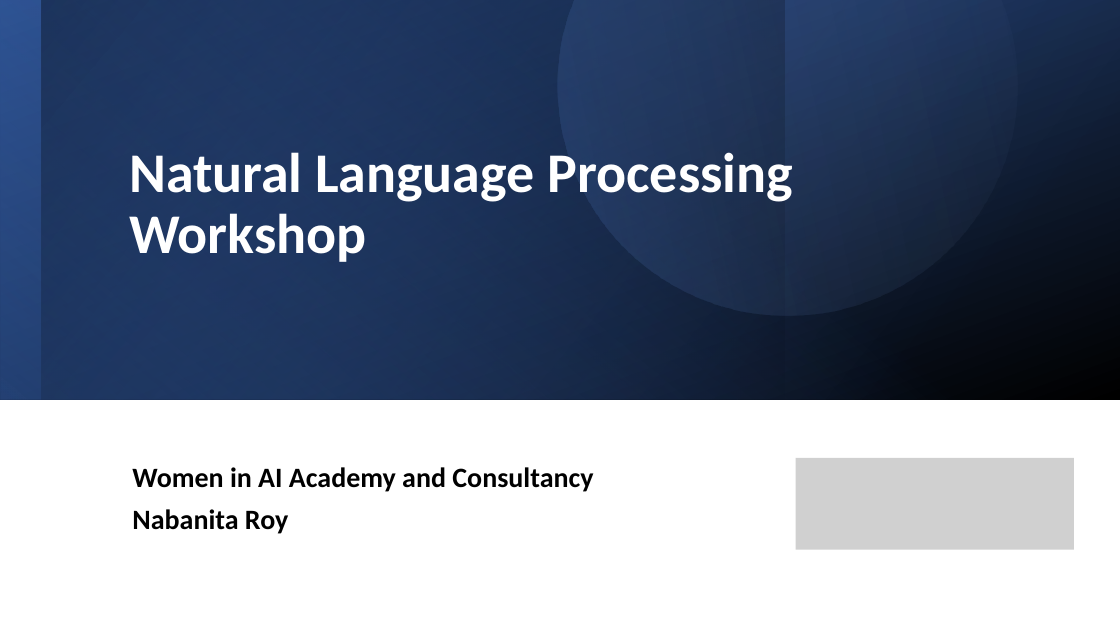
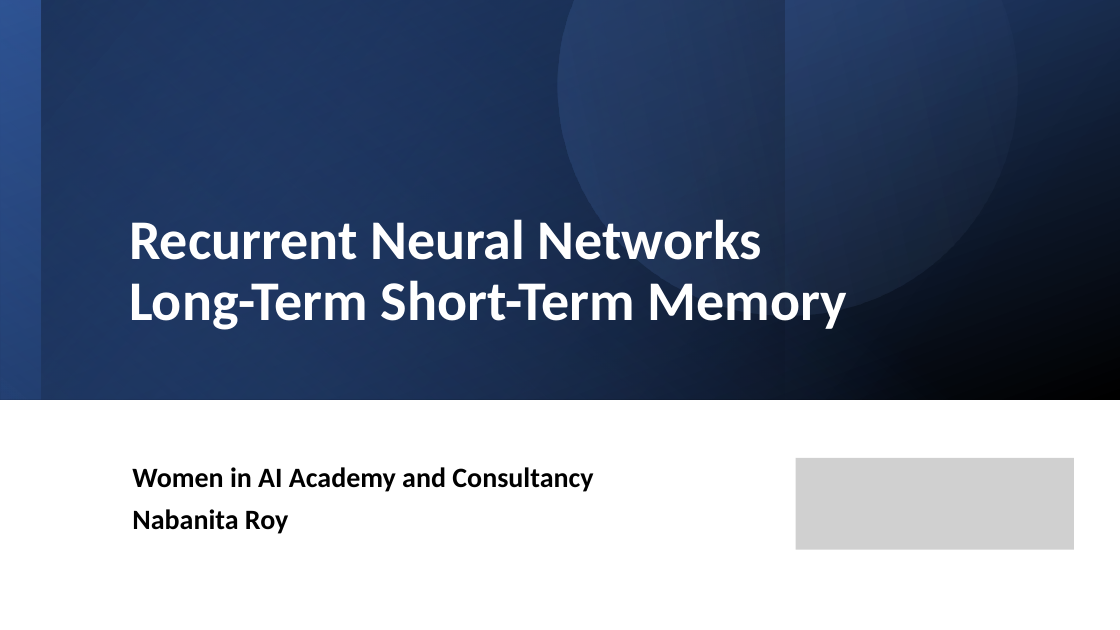
Before and after one commit to royn5618/NLP_Workshop_WAIA_Sept_2021, a slide deck: slide 1 of Week 4/1_RNNs_LSTMs.pptx. Drawn at 1120x630 pixels with LibreOffice and Linux fonts; fonts in the diff are those of the drawing; grey boxes stand for pictures. Boxes give left, top, right and bottom in pixels: in the first picture for what was removed or moved away, otherwise in the second. Text is boxed around its words. In the diff, an @@ line names an element or a change of style, - is before the commit and + after.

```diff
--- a/Week 4/1_RNNs_LSTMs.pptx
+++ b/Week 4/1_RNNs_LSTMs.pptx
@@ title at <box>129,219,847,330</box>: text changed @@
-Natural Language Processing Workshop
+Recurrent Neural Networks
+Long-Term Short-Term Memory
```
Also in this commit, not shown: 1 other slide changed, 4 other files.
